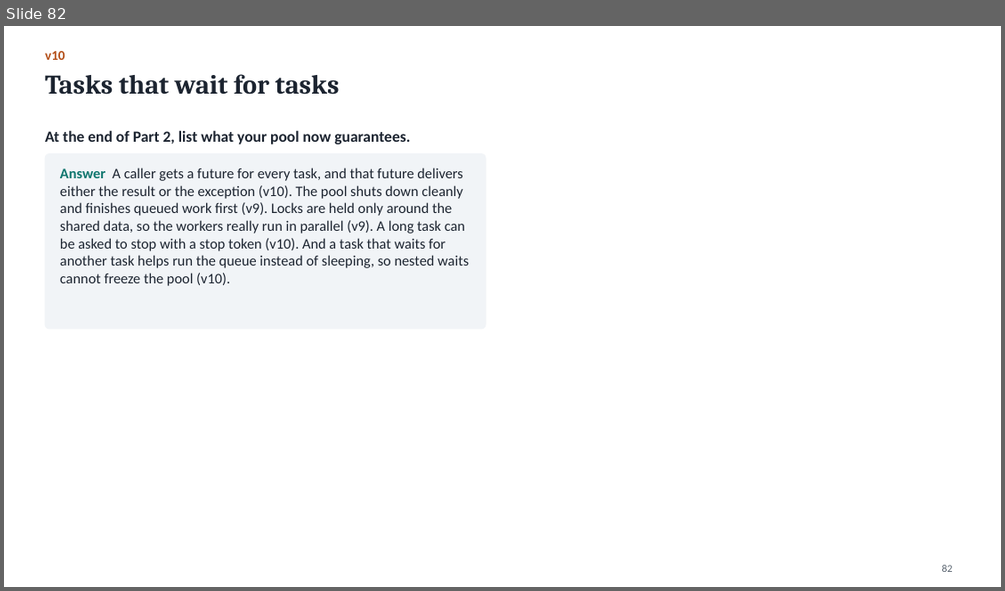
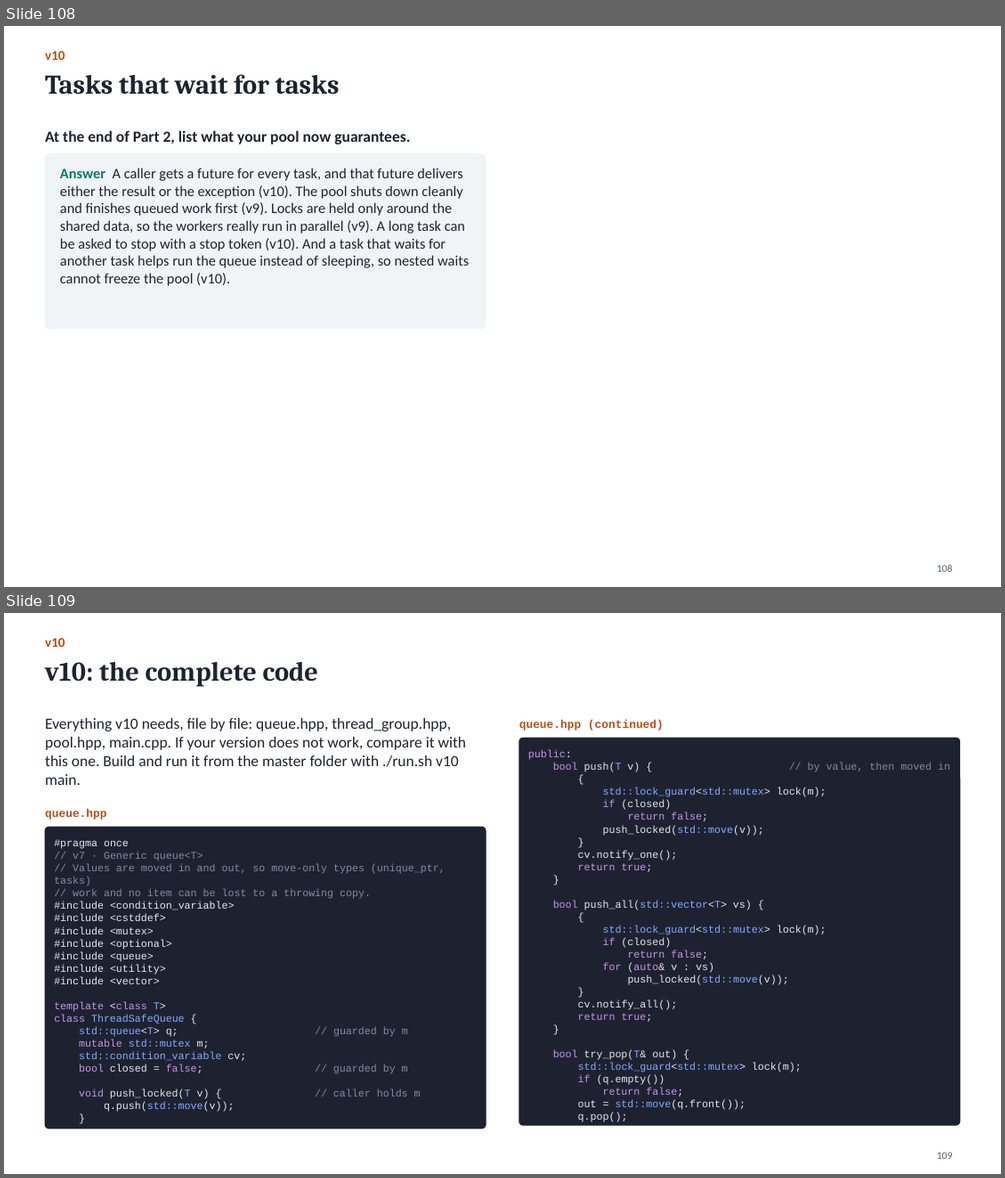
Before and after one commit to Kumarutkarsh9470/Project, a slide deck: Queue_Course.pptx. Shown one above the other, each under a label of ours: slide 82 before the commit, slides 108 and 109 after it. The pictures are 1005x591 and 1005x1178 pixels, drawn with LibreOffice and Linux fonts; fonts in the diff are those of the drawing. Boxes give left, top, right and bottom in pixels: in the first picture for what was removed or moved away, otherwise in the second. Text is boxed around its words. In the diff, an @@ line names an element or a change of style, - is before the commit and + after.

```diff
--- a/Queue_Course.pptx
+++ b/Queue_Course.pptx
@@ slide 109 added at (4, 613, 1001, 1174), background #FFFFFF @@
@@ text added at (45, 638, 65, 647), 13 pt, text #B4501A, bold @@
+v10
@@ title added at (45, 662, 318, 687), 26 pt, text #1C2430, bold @@
+v10: the complete code
@@ text added at (45, 718, 467, 785), 15 pt, text #1C2430 @@
+Everything v10 needs, file by file: queue.hpp, thread_group.hpp, pool.hpp, main.cpp. If your version does not work, compare it with this one. Build and run it from the master folder with ./run.sh v10 main.
@@ text added at (519, 720, 663, 730), 11 pt, text #B4501A, bold @@
+queue.hpp (continued)
@@ rounded rectangle added at (519, 738, 960, 1126), fill #1E2230, outline #1E2230 1 pt @@
@@ text added at (528, 750, 950, 1122), 10 pt, text #E4E7EE @@
+public:
+bool push(T v) { // by value, then moved in
+{
+std::lock_guard<std::mutex> lock(m);
+if (closed)
+return false;
+push_locked(std::move(v));
+}
+cv.notify_one();
+return true;
+}
+bool push_all(std::vector<T> vs) {
+{
+std::lock_guard<std::mutex> lock(m);
+if (closed)
+return false;
+for (auto& v : vs)
+push_locked(std::move(v));
+}
+cv.notify_all();
+return true;
+}
+bool try_pop(T& out) {
+std::lock_guard<std::mutex> lock(m);
+if (q.empty())
+return false;
+out = std::move(q.front());
+q.pop();
@@ text added at (45, 809, 106, 819), 11 pt, text #B4501A, bold @@
+queue.hpp
@@ rounded rectangle added at (45, 827, 485, 1128), fill #1E2230, outline #1E2230 1 pt @@
@@ text added at (54, 839, 445, 1111), 10 pt, text #E4E7EE @@
+#pragma once
+// v7 · Generic queue<T>
+// Values are moved in and out, so move-only types (unique_ptr, tasks)
+// work and no item can be lost to a throwing copy.
+#include <condition_variable>
+#include <cstddef>
+#include <mutex>
+#include <optional>
+#include <queue>
+#include <utility>
+#include <vector>
+template <class T>
+class ThreadSafeQueue {
+std::queue<T> q; // guarded by m
+mutable std::mutex m;
+std::condition_variable cv;
+bool closed = false; // guarded by m
+void push_locked(T v) { // caller holds m
+q.push(std::move(v));
+}
@@ page number added at (937, 1151, 953, 1159), 10 pt, text #55606C @@
+109
@@ what was slide 82 is now slide 108 @@
@@ page number at (937, 564, 953, 572): text changed @@
-82
+108
```
Also in this commit, not shown: 46 other slides added, 20 other files.
